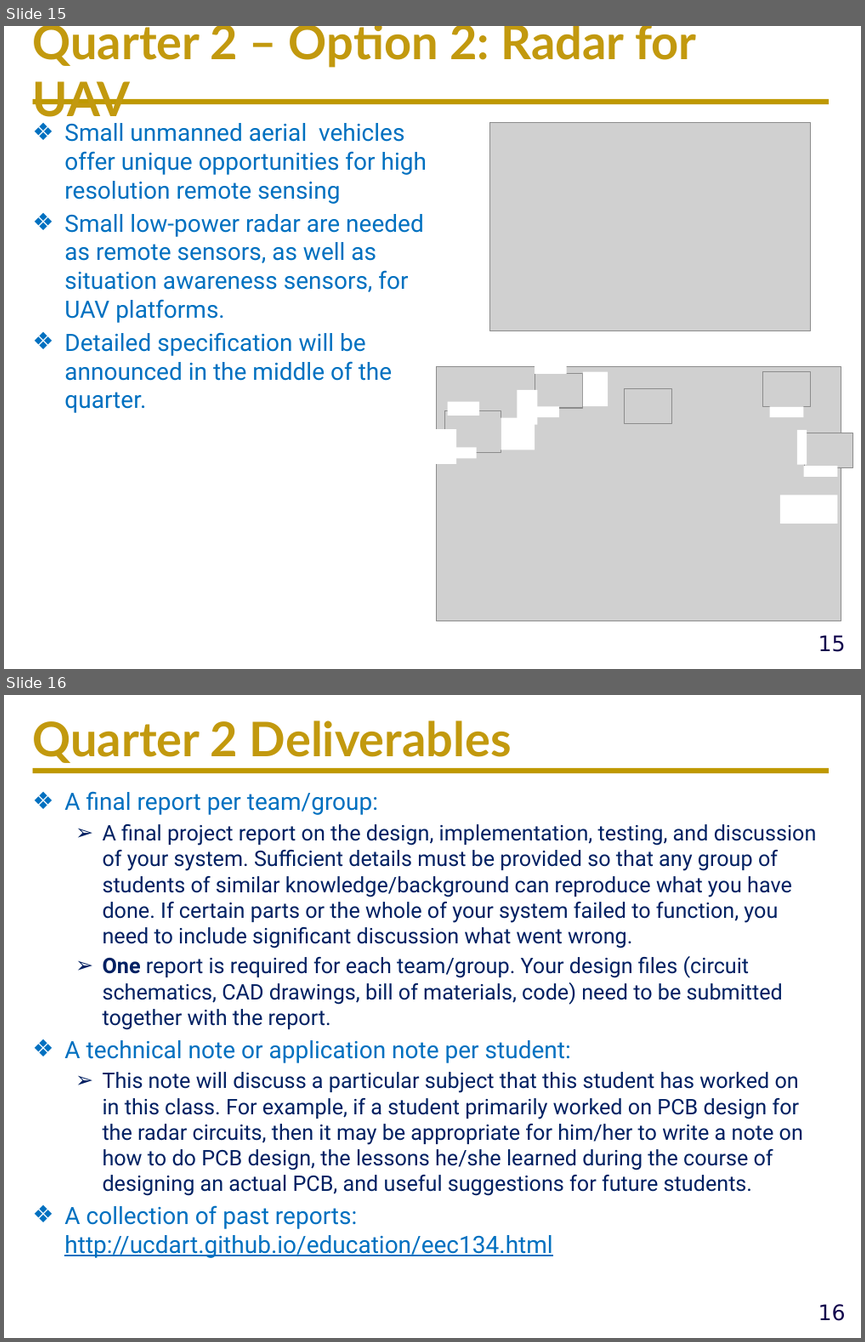
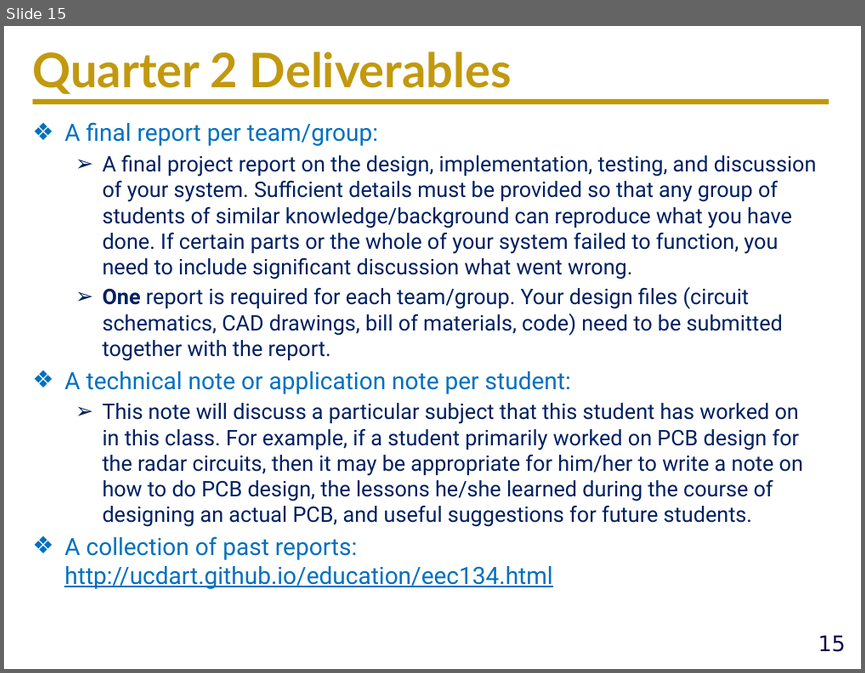
Before and after one commit to ucdart/UCD-EEC134, a slide deck: lectures/lec0/Lec0-CourseMechanisms.pptx. Shown one above the other, each under a label of ours: slides 15 and 16 before the commit, slide 15 after it. The pictures are 865x1342 and 865x673 pixels, drawn with LibreOffice and Linux fonts; fonts in the diff are those of the drawing; grey boxes stand for pictures; background and template pictures are left out. Boxes give left, top, right and bottom in pixels: in the first picture for what was removed or moved away, otherwise in the second. Text is boxed around its words. In the diff, an @@ line names an element or a change of style, - is before the commit and + after.

```diff
--- a/lectures/lec0/Lec0-CourseMechanisms.pptx
+++ b/lectures/lec0/Lec0-CourseMechanisms.pptx
@@ slide 15 removed at (4, 26, 861, 669), background #FFFFFF; not listed: 2 template elements that a slide beside it also shows @@
@@ title removed at (33, 26, 696, 125) @@
-Quarter 2 – Option 2: Radar for UAV
@@ text removed at (64, 123, 426, 413) @@
-❖ Small unmanned aerial vehicles offer unique opportunities for high resolution remote sensing
-❖ Small low-power radar are needed as remote sensors, as well as situation awareness sensors, for UAV platforms.
-❖ Detailed specification will be announced in the middle of the quarter.
@@ picture removed at (490, 123, 812, 331) @@
@@ group removed at (436, 360, 852, 621): 12 rectangles, 6 pictures @@
@@ what was slide 16 is now slide 15 @@
@@ page number at (818, 635, 846, 652): text changed @@
-16
+15
```
Also in this commit, not shown: 4 slides changed, 7 other files.
